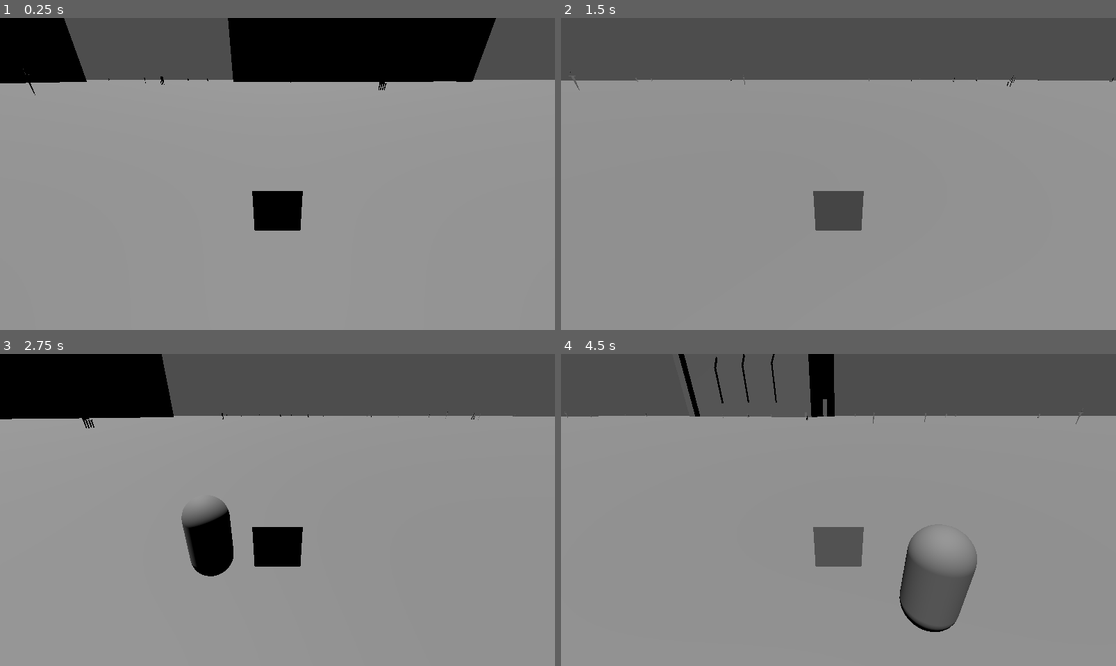
Above: before the commit, frames 1-4 (two rows, left to right).
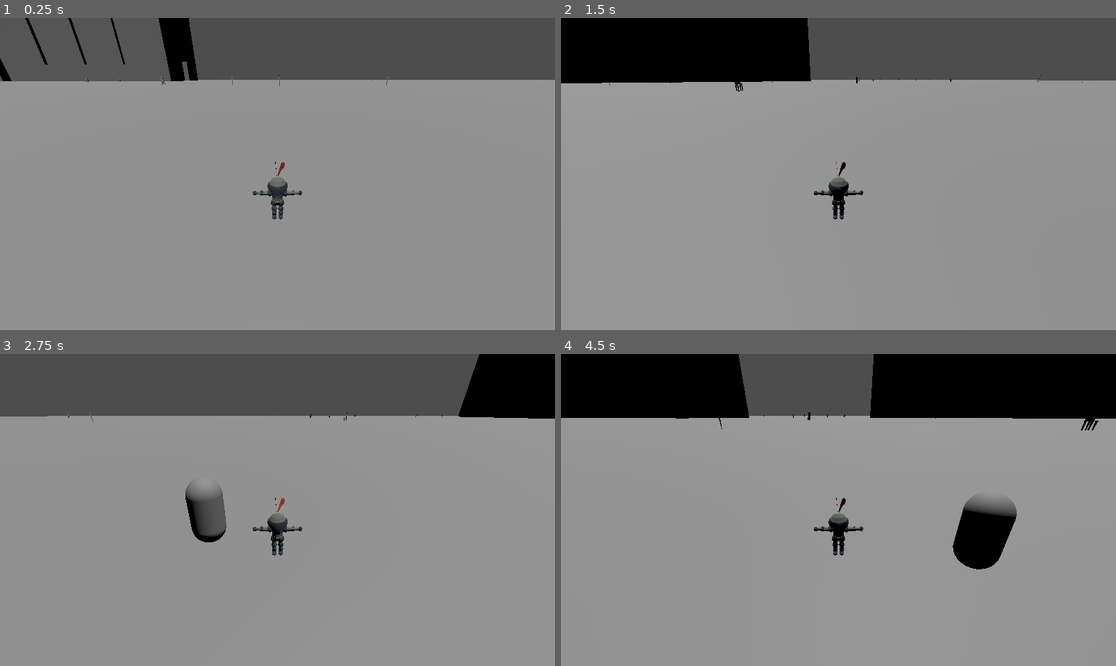
Above: after the commit, the same moments.

Repository: Tchetchouille/GMTK2024
Game: Godot game, scene res://scenes/main.tscn
The game is run twice, just before and just after one commit, with the same random seed, the same clock (stepped at 60 frames per second) and the same inputs. This scene is started directly instead of the project's main scene.
Inputs (mouse positions are in pixels of both pictures, inside the frame that each line leads up to):
- Up to frame 1 (0.25 s): no input
- Up to frame 2 (1.5 s): tap Enter at 0.5 s; move the mouse to (960, 158) at 0.52 s; hold D (move_right) 0.53-1.28 s; click (960, 158) at 0.6 s; move the mouse to (727, 189) at 1.27 s; hold S (move_back) from 1.28 s (still down); click (727, 189) at 1.35 s
- Up to frame 3 (2.75 s): move the mouse to (333, 441) at 2.02 s; release S (move_back) at 2.03 s; hold D (move_right) from 2.03 s (still down); click (333, 441) at 2.1 s
- Up to frame 4 (4.5 s): move the mouse to (810, 572) at 2.77 s; release D (move_right) at 2.78 s; hold W (move_forward) 2.78-3.53 s; click (810, 572) at 2.85 s; move the mouse to (1005, 556) at 3.52 s; hold A (move_left) from 3.53 s (still down); click (1005, 556) at 3.6 s; move the mouse to (672, 463) at 4.27 s; click (672, 463) at 4.35 s

The runs differ from the first frame. In frame 1, 14% of the frame differs, in the area x 0-99%, y 0-69%; in frame 2, 10%; in frame 3, 12%; in frame 4, 22%, in the area x 0-100%, y 0-90%.

Commit message:
jkjkhkjhhjh

Diff:
--- a/scenes/Character.tscn
+++ b/scenes/Character.tscn
@@ -1,5 +1,6 @@
-[gd_scene load_steps=6 format=3 uid="uid://ywenk7jinwf5"]
+[gd_scene load_steps=7 format=3 uid="uid://ywenk7jinwf5"]
 
+[ext_resource type="PackedScene" path="res://scenes/weapons/cara_model.tscn" id="2_a520b"]
 [ext_resource type="Script" path="res://scripts/character_body_3d.gd" id="2_ro3ve"]
 
 [sub_resource type="BoxShape3D" id="BoxShape3D_ewddu"]
@@ -21,6 +22,7 @@
 
 [node name="MeshInstance3D" type="MeshInstance3D" parent="."]
 transform = Transform3D(1, 0, 0, 0, 1, 0, 0, 0, 1, 0, 0.5, 0)
+visible = false
 mesh = SubResource("BoxMesh_7ce67")
 
 [node name="Camera3D" type="Camera3D" parent="."]
@@ -40,5 +42,8 @@
 transform = Transform3D(1, 0, 0, 0, 1, 0, 0, 0, 1, 0, 0.31575, 0.220425)
 shape = SubResource("BoxShape3D_qrq71")
 
+[node name="CARA_Model2" parent="." instance=ExtResource("2_a520b")]
+transform = Transform3D(2, 0, 0, 0, 2, 0, 0, 0, 2, 0, 0, 0)
+
 [connection signal="body_entered" from="CollisionArea" to="." method="_on_collision_area_body_entered"]
 [connection signal="body_exited" from="CollisionArea" to="." method="_on_collision_area_body_exited"]
--- a/scenes/main.tscn
+++ b/scenes/main.tscn
@@ -11,6 +11,7 @@
 [node name="Terrain" parent="." instance=ExtResource("1_nfvie")]
 
 [node name="Character" parent="." instance=ExtResource("2_ge8hq")]
+transform = Transform3D(-1, 0, -8.74228e-08, 0, 1, 0, 8.74228e-08, 0, -1, 0, 0, 0)
 current_weapon_resource = ExtResource("3_1t6ca")
 
 [node name="DirectionalLight3D" type="DirectionalLight3D" parent="."]
